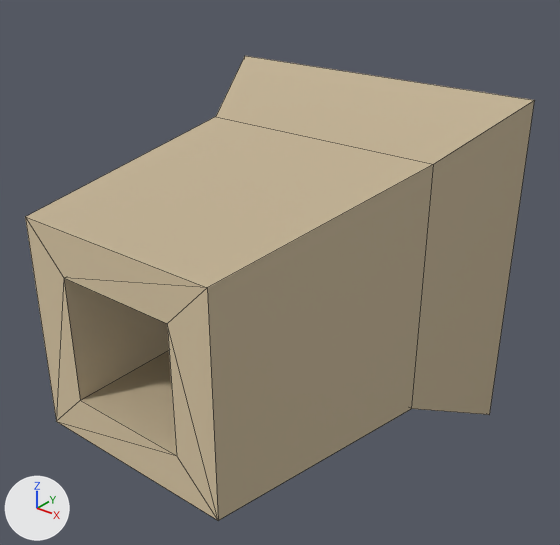
The OBJ model media/models/stump.obj: old version first, new version second.
Before and after are seen from a 50 mm camera at (4.78, -2.29, 3.76) aimed at (0.2, 3.43, 0.21). Lighting does not change. The marker at lower left points along +X, +Y and +Z. Mesh edges are drawn as thin lines. Where no turn or scale is listed for an object, it has been applied to the vertices.

Script lines for the objects in view, before the commit:
```python
me_mesh1_trunk_model = bpy.data.meshes.new('Mesh1_Trunk_Model')
me_mesh1_trunk_model.from_pydata(...)  # 20 vertices, 22 faces; spans x -1.92..1.92, y 1.39..5.36, z -1.92..1.92
# faces by material slot: [14, 8]
me_mesh1_trunk_model.materials.append(mat_wood)  # beige #c1b092
me_mesh1_trunk_model.materials.append(mat_light_wood)  # beige #e1cdaa
ob_mesh1_trunk_model = bpy.data.objects.new('Mesh1_Trunk_Model', me_mesh1_trunk_model)
ob_mesh1_trunk_model.location = (0.0, 0.0, 0.0)
```
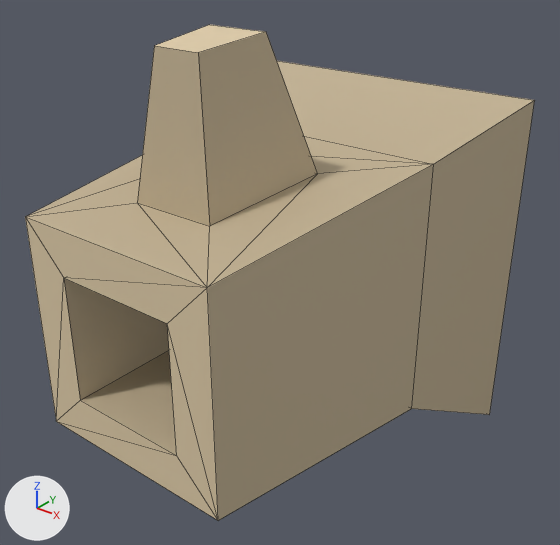
The newer file is also rescaled (x1.408), turned or shifted as a whole; pictures and numbers use the older file's frame.

Pixel boxes [x1, y1, x2, y2] of what changed, in the pictures (560 x 545 px):
'Mesh1_Trunk_Model', reshaped (7% taller): before [25, 56, 535, 520]; after [25, 25, 535, 520]
part 1 of me_mesh1_trunk_model, built on: before [26, 117, 433, 288]; after [26, 25, 433, 288]

The edits, one by one:
me_mesh1_trunk_model is used by ob_mesh1_trunk_model.
me_mesh1_trunk_model had 20 vertices, 22 faces and spanned x -1.92..1.92, y 1.39..5.36, z -1.92..1.92.
me_mesh1_trunk_model now has 28 vertices, 34 faces and spans x -1.92..1.92, y 1.39..5.36, z -1.92..2.7.
Part 1, on me_mesh1_trunk_model:
1 face is deleted.
8 vertices are added at x -0.6..0.6, y 2.14..3.51, z 1.21..2.7.
1 new face joins them, mat_light_wood (beige #e1cdaa).
12 new faces join them, mat_wood (beige #c1b092).
